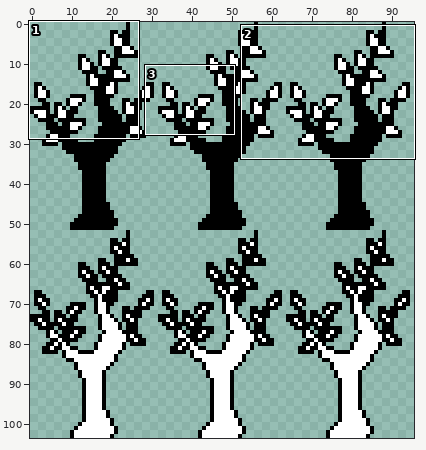
Two states of a sprite sheet, bin/assets/trees.png. Above, an overview of the earlier version with the close-up marked.
Close-up. Before the commit:
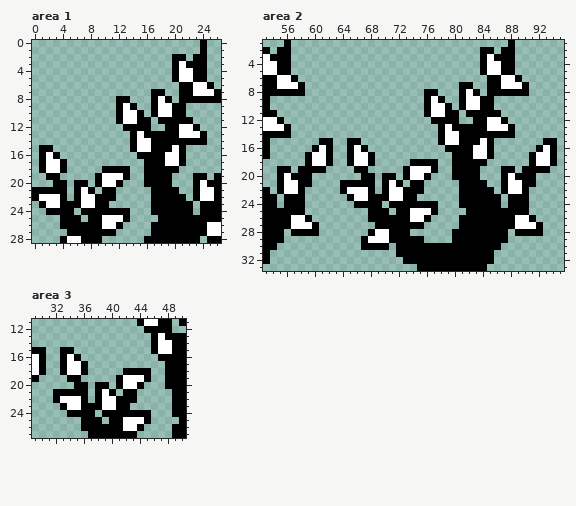
The file is 96x104 pixels. Shown: area 1: x 0..26, y 0..28; area 2: x 53..95, y 1..33; area 3: x 29..50, y 11..27.
After:
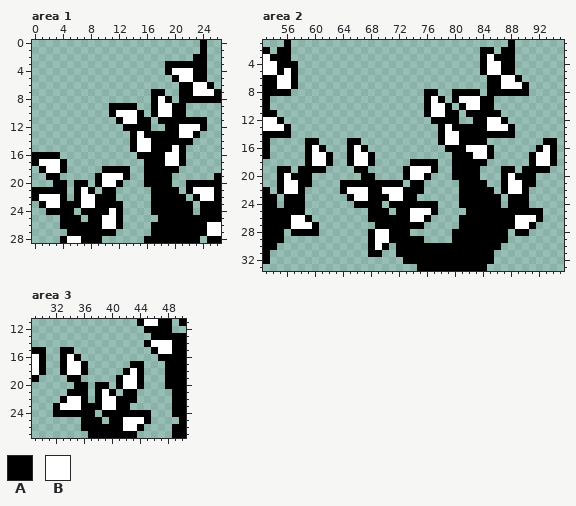
Palette (. is transparent): A #000000  B #ffffff
Commit: Start animated tree leaves
From old to new:
Changed rows in their new state; - is an unchanged pixel.
Area 1:
first column x 19:
 2 -..
 3 A-A
 4 AB-
first column x 0:
 8 ------------..-----------
 9 -----------A-A-----------
10 -----------AB------------
11 -----------------------AA
12 -----------------------BA
13 -----------------------A.
14 -----------------------..
15 -..----------------------
16 A-A----------------------
17 AB-----------------------
19 -----------------------..
20 ----------------------A-A
21 ----------------------AB-
23 -----------AA------------
24 -----------B-.-----------
25 ------------A.-----------
Area 2:
first column x 56:
 4 -A-------------------------
 5 BA-------------------------
 7 -A.----------------------..
 8 -..---------------------A-A
 9 ------------------------AB-
first column x 59:
15 AA..---------------------A.
16 ABA.-------------------B---
first column x 67:
20 ---..---------------------
21 --A-A---------------------
22 --AB----------------------
25 ------------------------AA
26 ------------------------BA
27 ------------------------A.
28 ------------------------..
29 .A------------------------
30 .-B-----------------------
31 -AA-----------------------
Area 3:
first column x 32:
13 ---------------A
14 -------------AB-
17 -----------AA---
18 -----------B-.--
19 ------------A.--
21 ..--------------
22 .A--------------
23 AB--------------
24 AA--------------
